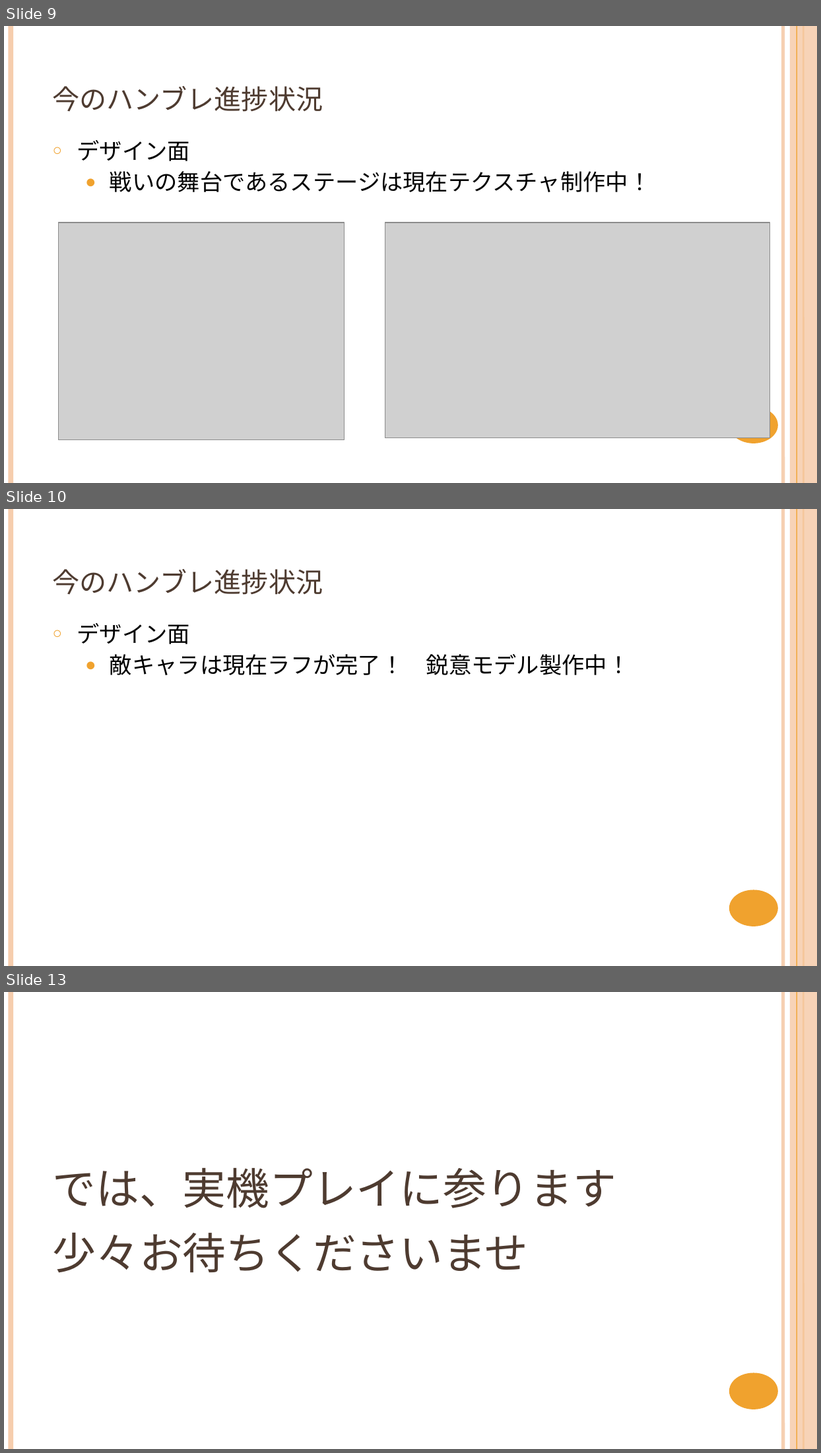
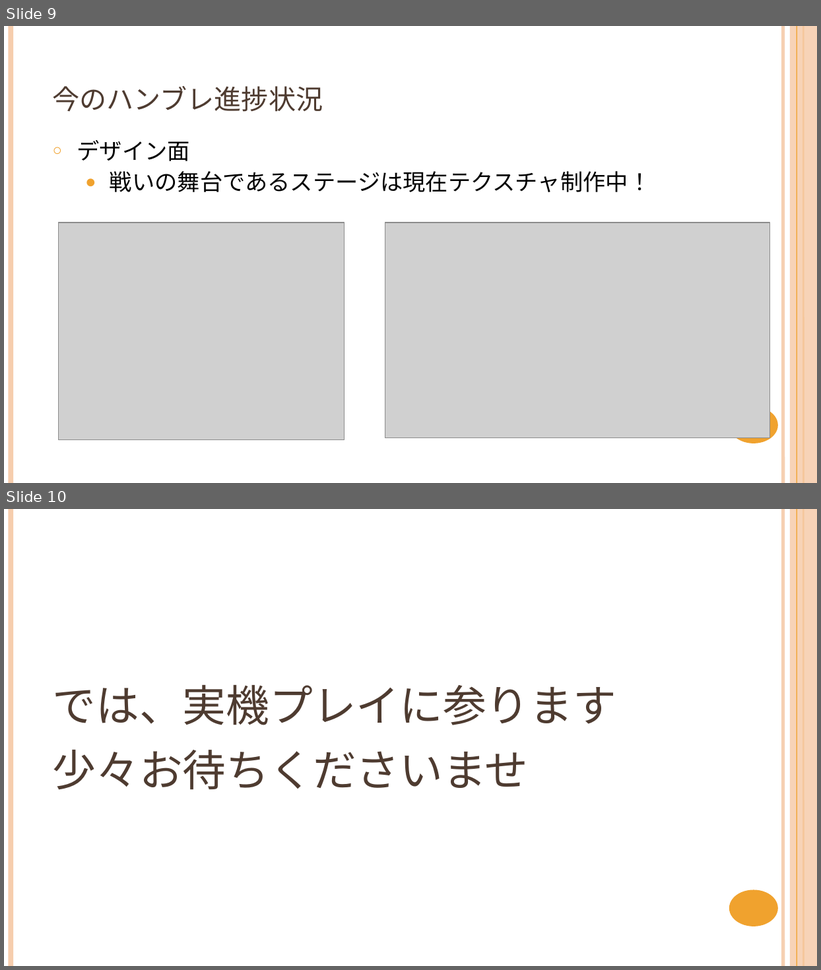
Before and after one commit to NyamLand/VSRPG, a slide deck: 仕様/プレゼンテーション/第二回発表.pptx. Shown one above the other, each under a label of ours: slides 9, 10 and 13 before the commit, slides 9 and 10 after it; the slides between them are not shown. The pictures are 821x1453 and 821x970 pixels, drawn with LibreOffice and Linux fonts; fonts in the diff are those of the drawing; grey boxes stand for pictures. Boxes give left, top, right and bottom in pixels: in the first picture for what was removed or moved away, otherwise in the second. Text is boxed around its words. In the diff, an @@ line names an element or a change of style, - is before the commit and + after.

```diff
--- a/仕様/プレゼンテーション/第二回発表.pptx
+++ b/仕様/プレゼンテーション/第二回発表.pptx
@@ slide 10 removed at (4,509,817,966), background #FFFFFF; not listed: 6 template elements that a slide beside it also shows @@
@@ title removed at (53,569,323,595) @@
-今のハンブレ進捗状況
@@ text removed at (77,623,630,675) @@
-○ デザイン面
-  ● 敵キャラは現在ラフが完了！ 鋭意モデル製作中！
@@ what was slide 13 is now slide 10 @@
```
Also in this commit, not shown: 5 slides changed, 2 other slides removed, 13 other files.
